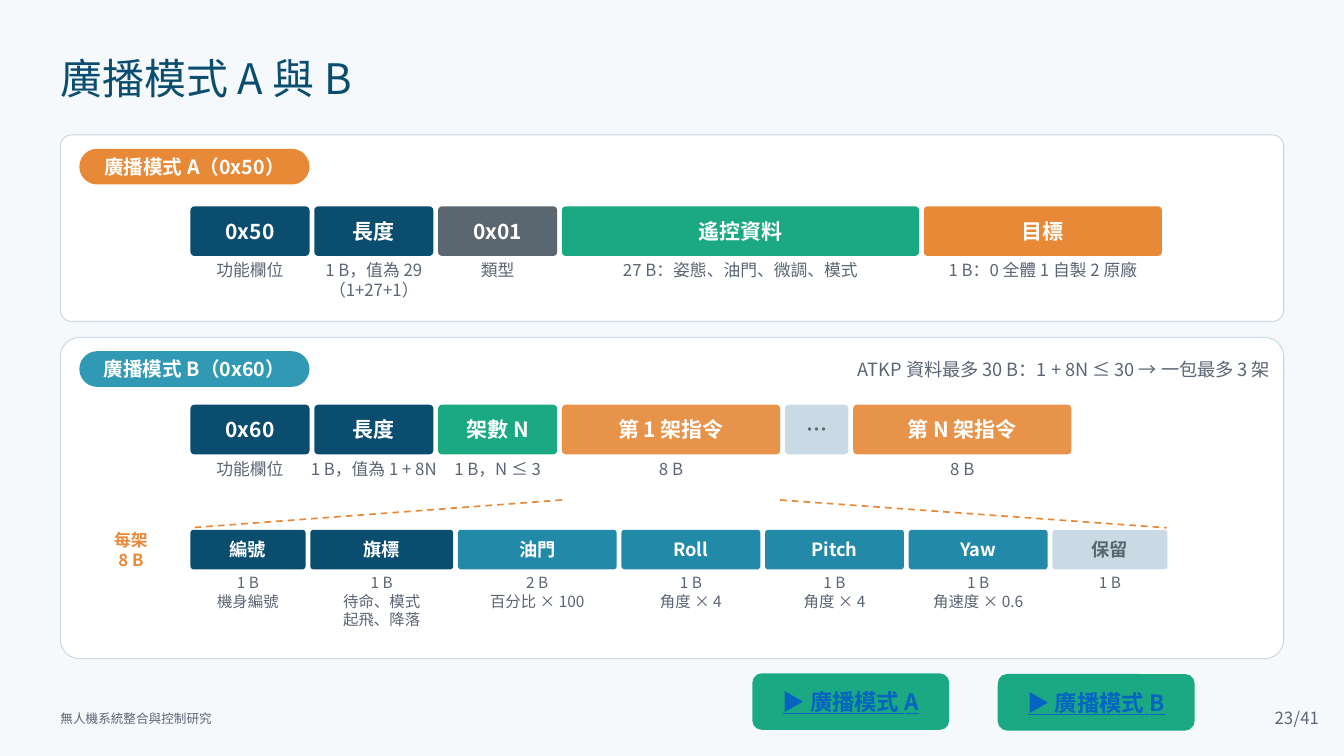
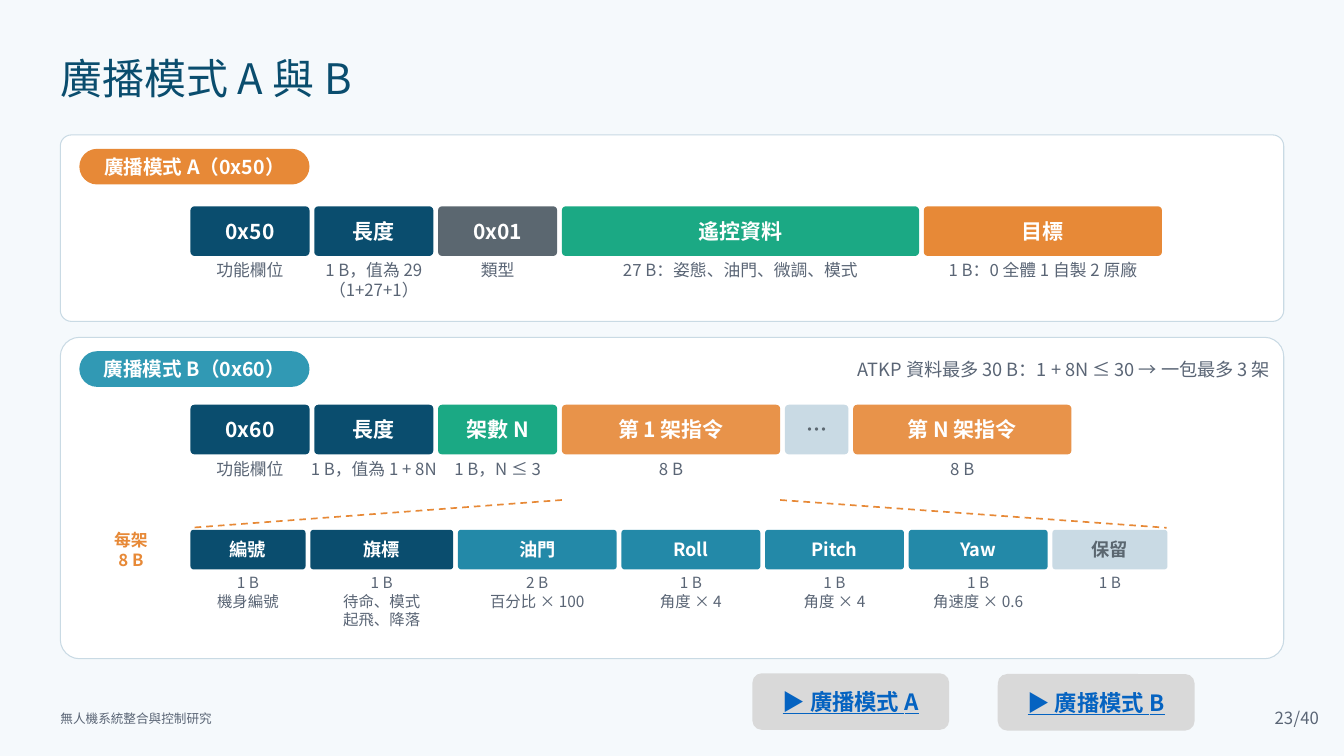
Before and after one commit to lingken1028/-, a slide deck: slide 23 of 無人機系統整合與控制研究_口試簡報 2.pptx. Drawn at 1344x756 pixels with LibreOffice and Linux fonts; fonts in the diff are those of the drawing. Boxes give left, top, right and bottom in pixels: in the first picture for what was removed or moved away, otherwise in the second. Text is boxed around its words. In the diff, an @@ line names an element or a change of style, - is before the commit and + after.

```diff
--- a/無人機系統整合與控制研究_口試簡報 2.pptx
+++ b/無人機系統整合與控制研究_口試簡報 2.pptx
@@ rounded rectangle "▶ 廣播模式 A" at (752, 674, 949, 730): fill #1BA984 to #D9D9D9 @@
@@ rounded rectangle "▶ 廣播模式 B" at (998, 675, 1195, 731): fill #1BA984 to #D9D9D9 @@
@@ text at (1294, 711, 1319, 727): text changed @@
-/41
+/40
```
Also in this commit, not shown: 79 other slides changed, 3 slides added.
